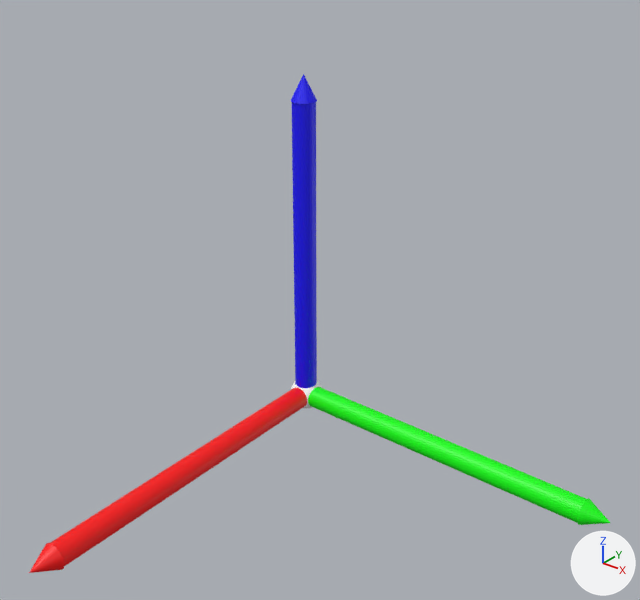
Two versions of the glTF model src/main/resources/referenceSystem.glb, one commit apart.
Rendered twice from a 50 mm lens placed at (14.1, -17.0, 13.7), pointed at (2.1, -2.0, 4.4). Lighting does not change. The marker at lower right points along +X, +Y and +Z. The first picture is the older version. Where no turn or scale is listed for an object, it has been applied to the vertices.
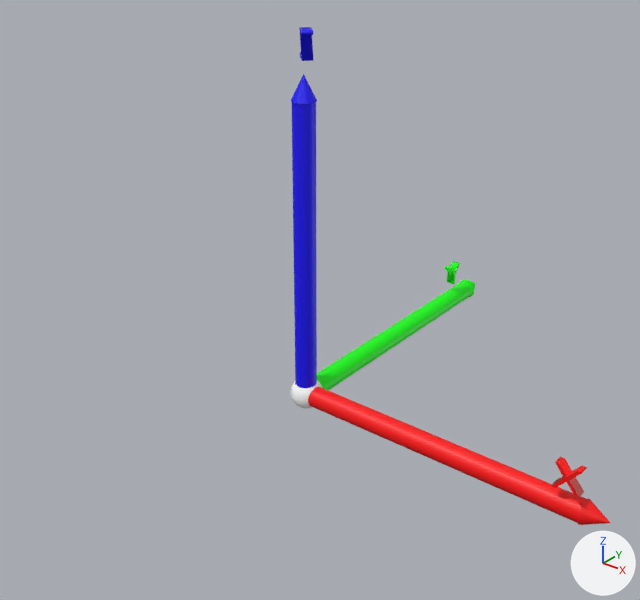
What differs and where, as boxes [x1, y1, x2, y2] in the pictures (640 x 600 px):
'Cylinder', recoloured, moved
    before: [50, 388, 307, 566]
    after: [317, 281, 474, 390]
'Cylinder.002', recoloured (green to red)
    both: [308, 387, 586, 523]
'Cone', recoloured, moved, turned
    before: [29, 543, 64, 573]
    after: [459, 280, 475, 297]
'X.001', added (red)
    after: [551, 457, 587, 497]
'Cone.002', recoloured (green to red)
    both: [578, 498, 610, 525]
'X.002', added (blue)
    after: [299, 27, 314, 61]
'X', added
    after: [444, 261, 460, 284]

What the commit changed:
me_cylinder has 64 vertices, 124 faces and spans x -0.31..0.31, y -4.4..4.4, z -0.31..0.31.
me_cylinder no longer uses material mat_x (red #ff0000).
me_cylinder gains material mat_y (green #00ff00).
me_cylinder_002 has 64 vertices, 124 faces and spans x -4.4..4.4, y -0.31..0.31, z -0.31..0.31.
me_cylinder_002 no longer uses material mat_y (green #00ff00).
me_cylinder_002 gains material mat_x (red #ff0000).
me_cone has 33 vertices, 62 faces and spans x -1.0..1.0, y -1.0..1.0, z -1.0..1.0.
me_cone no longer uses material mat_x (red #ff0000).
me_cone gains material mat_y (green #00ff00).
me_cone_002 has 33 vertices, 62 faces and spans x -0.331..0.331, y -0.34..0.34, z -0.335..0.335.
me_cone_002 no longer uses material mat_y (green #00ff00).
me_cone_002 gains material mat_x (red #ff0000).
Mesh me_x_002 is new.
It has 16 vertices, 28 faces and spans x -0.545..0.088, y -0.088..0.545, z 0.0..0.682.
It uses material mat_z (blue #1000ff).
Mesh me_x_001 is new.
It has 24 vertices, 44 faces and spans x -0.706..-0.002, y -0.14..0.14, z 0.0..0.682.
It uses material mat_x (red #ff0000).
Mesh me_x is new.
It has 18 vertices, 32 faces and spans x -0.14..0.14, y 0.0..0.604, z 0.0..0.682.
It uses material mat_y (green #00ff00).
Object 'Cylinder' (ob_cylinder) moves from (0.0, -4.41, 0.0) to (0.0, 4.73, 0.0).
Object 'Cone' (ob_cone) moves from (0.0, -9.1, 0.0) to (0.0, 9.43, 0.0).
Object 'Cone' (ob_cone) turns from (90, 0, 0) to (-90, -180, 0) degrees about x, y and z.
Object 'X.002' (ob_x_002) is new; it shows me_x_002.
Its location is (0.32, -0.25, 9.53).
Object 'X.001' (ob_x_001) is new; it shows me_x_001.
Its location is (8.47, -0.28, 0.64).
Object 'X' (ob_x) is new; it shows me_x.
Its location is (0.0, 7.65, 0.64).
